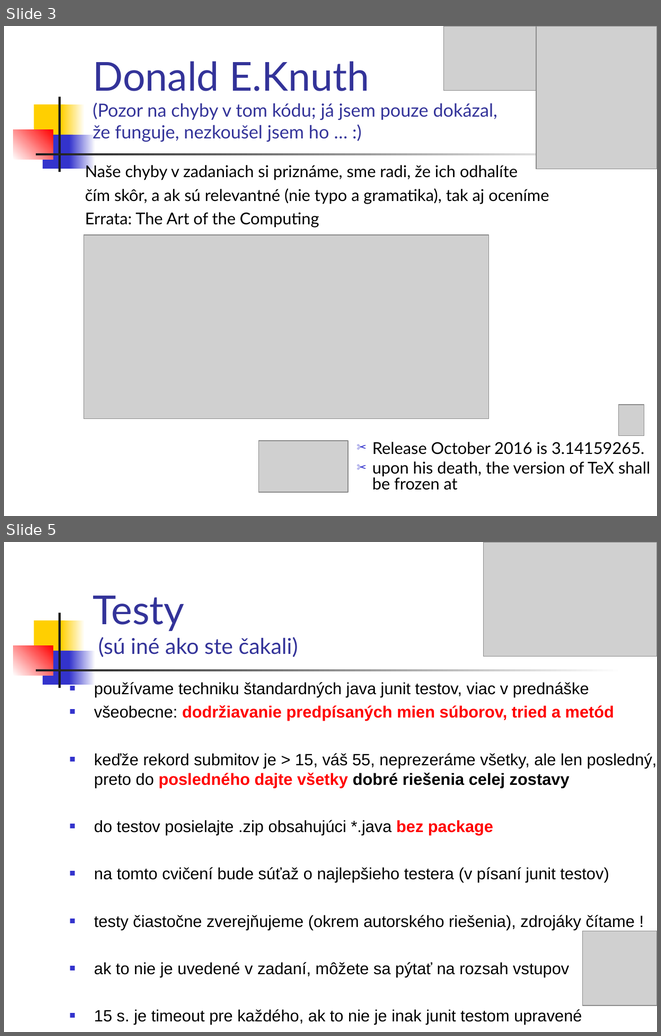
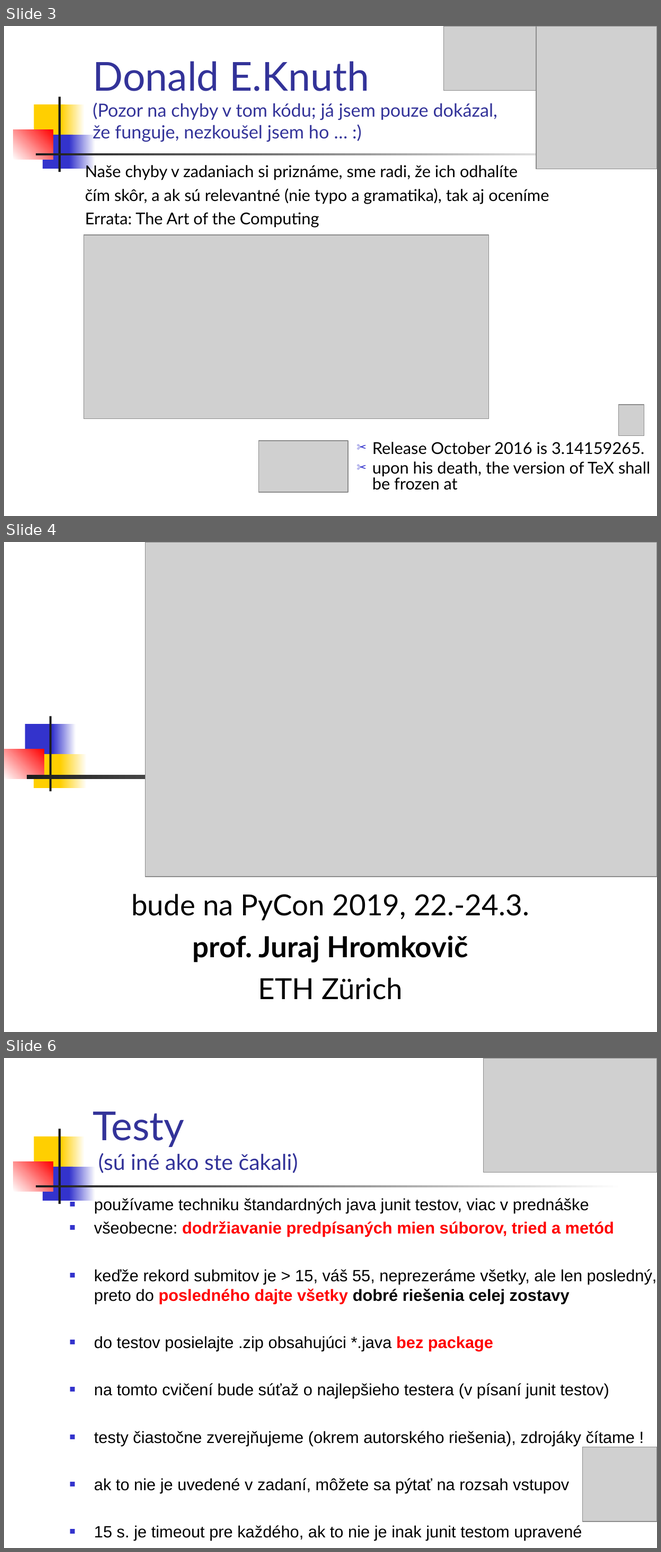
Before and after one commit to Programovanie4/Prednasky, a slide deck: 02/02_java.ppt. Shown one above the other, each under a label of ours: slides 3 and 5 before the commit, slides 3, 4 and 6 after it; the slides between them are not shown. The pictures are 661x1036 and 661x1552 pixels, drawn with LibreOffice and Linux fonts; fonts in the diff are those of the drawing; grey boxes stand for pictures. Boxes give left, top, right and bottom in pixels: in the first picture for what was removed or moved away, otherwise in the second. Text is boxed around its words. In the diff, an @@ line names an element or a change of style, - is before the commit and + after.

```diff
--- a/02/02_java.ppt
+++ b/02/02_java.ppt
@@ slide 4 added at [4, 542, 657, 1032], background #FFFFFF @@
@@ picture added at [145, 542, 657, 876] @@
@@ group added at [4, 716, 648, 792]: 7 rectangles @@
@@ subtitle added at [131, 893, 529, 999], 32 pt, text #000000 @@
+bude na PyCon 2019, 22.-24.3.
+prof. Juraj Hromkovič
+ETH Zürich
@@ what was slide 5 is now slide 6 @@
```
Also in this commit, not shown: 22 slides changed, 1 other slide added, 2 slides removed, 2 other files.
